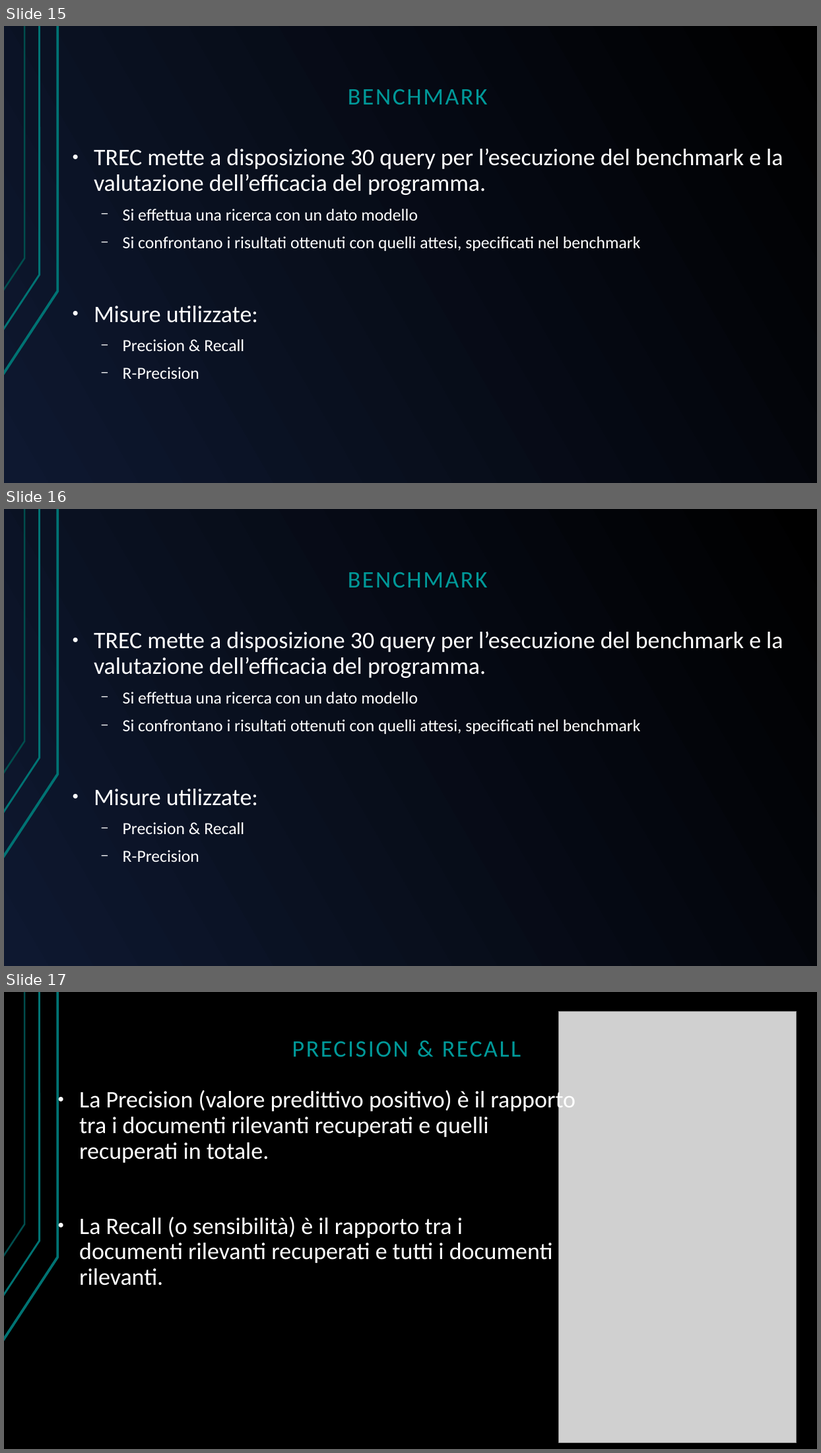
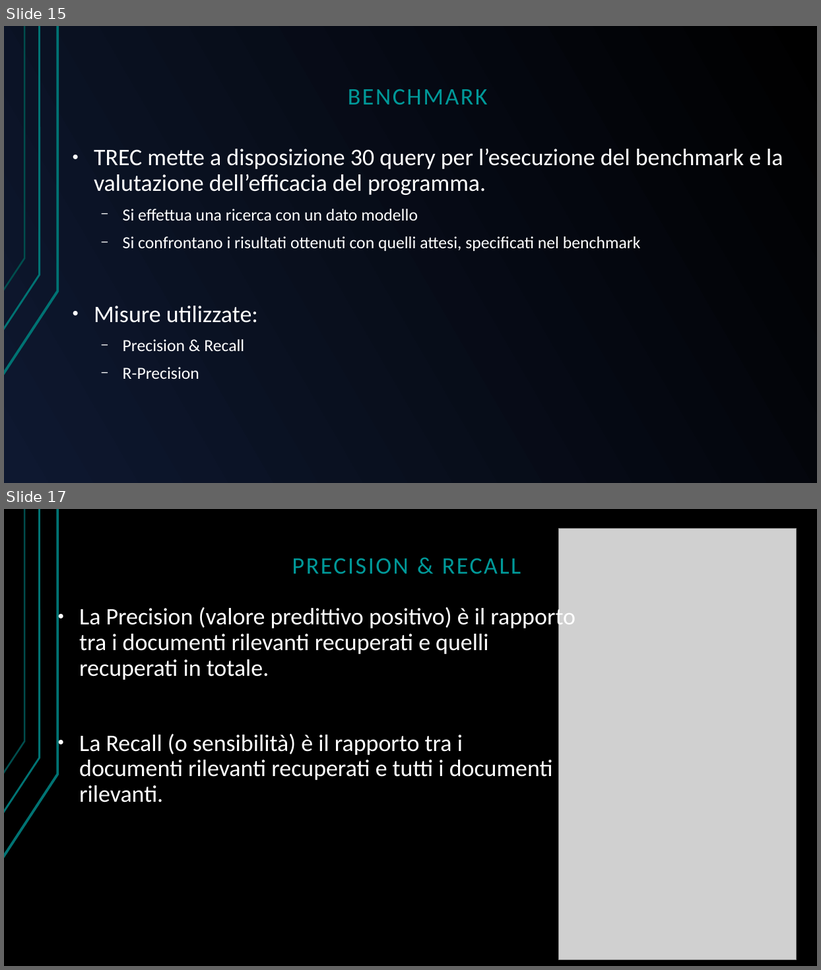
Before and after one commit to GreRagu/ProgettoGavi, a slide deck: Hegregio.odp. Shown one above the other, each under a label of ours: slides 15, 16 and 17 before the commit, slides 15 and 17 after it; the slides between them are not shown. The pictures are 821x1453 and 821x970 pixels, drawn with LibreOffice and Linux fonts; fonts in the diff are those of the drawing; grey boxes stand for pictures. Boxes give left, top, right and bottom in pixels: in the first picture for what was removed or moved away, otherwise in the second. Text is boxed around its words. In the diff, an @@ line names an element or a change of style, - is before the commit and + after.

```diff
--- a/Hegregio.odp
+++ b/Hegregio.odp
@@ slide 16 removed at box(4, 509, 817, 966), background gradient #000000 to #0E1830; not listed: 3 template elements that a slide beside it also shows @@
@@ text removed at box(348, 572, 488, 588) @@
-BENCHMARK
@@ text removed at box(94, 631, 783, 862) @@
-● TREC mette a disposizione 30 query per l’esecuzione del benchmark e la valutazione dell’efficacia del programma.
-  − Si effettua una ricerca con un dato modello
-  − Si confrontano i risultati ottenuti con quelli attesi, specificati nel benchmark
-● Misure utilizzate:
-  − Precision & Recall
-  − R-Precision
```
Also in this commit, not shown: 1 slide added, 1 other file.
